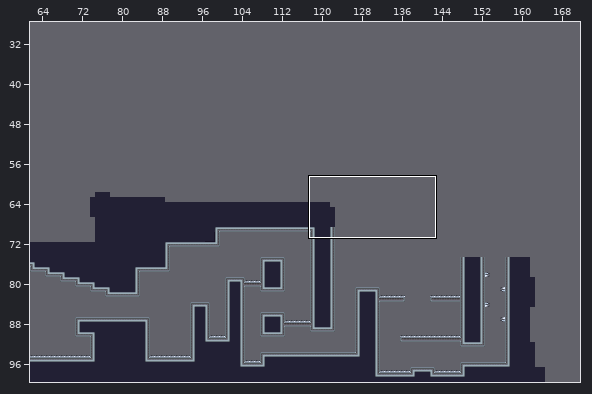
One commit to this Tiled map: essaiTiled.tmx. The first picture is a wide view before the edit; the outline marks the close-up.
Close-up. As it was:
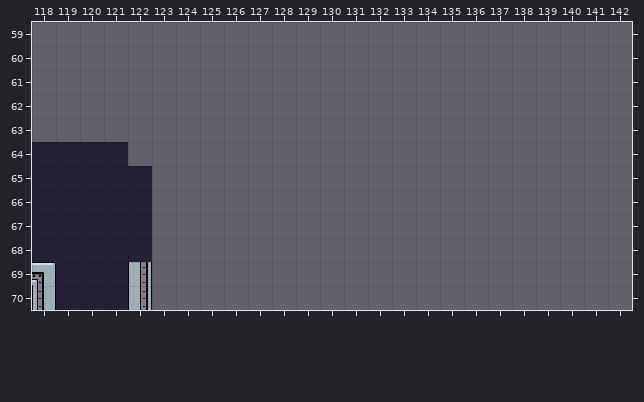
Cells are 16x16 px. Shown: x 118..142, y 59..70. The commit also changed other parts of the map, which this record leaves out.
Once edited:
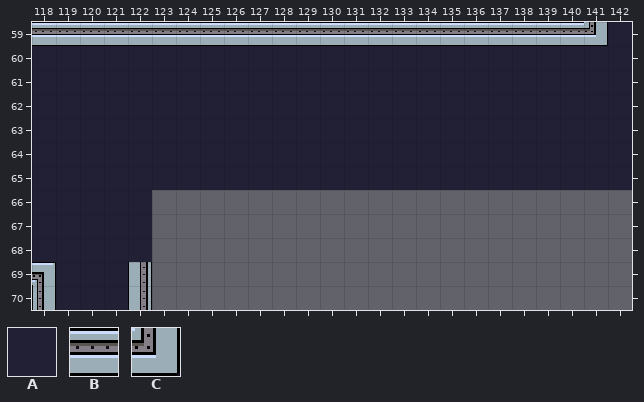
Key: from "tuileTest": A 46, B 202, C 301.
_ is an empty cell, . an unchanged one.
Diff:
--- layer "plateforme"
@@ x 118..142 @@
-59 _________________________
-60 _________________________
-61 _________________________
-62 _________________________
-63 _________________________
-64 ...._____________________
-65 .....____________________
+59 BBBBBBBBBBBBBBBBBBBBBBBCA
+60 AAAAAAAAAAAAAAAAAAAAAAAAA
+61 AAAAAAAAAAAAAAAAAAAAAAAAA
+62 AAAAAAAAAAAAAAAAAAAAAAAAA
+63 AAAAAAAAAAAAAAAAAAAAAAAAA
+64 ....AAAAAAAAAAAAAAAAAAAAA
+65 .....AAAAAAAAAAAAAAAAAAAA
